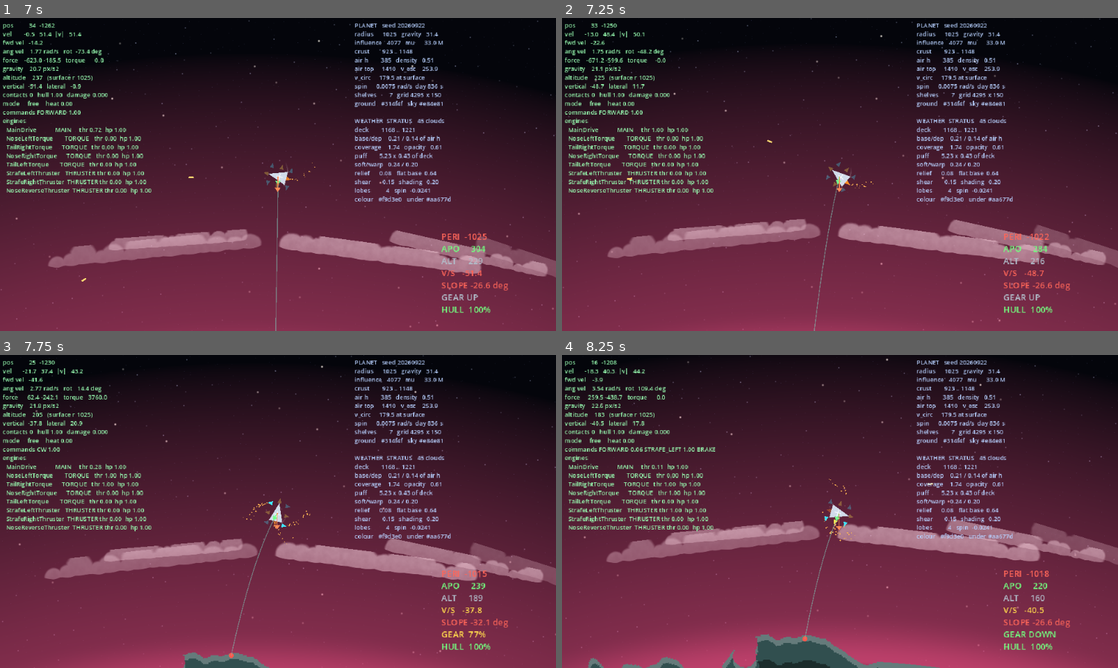
Above: before the commit, frames 1-4 (two rows, left to right).
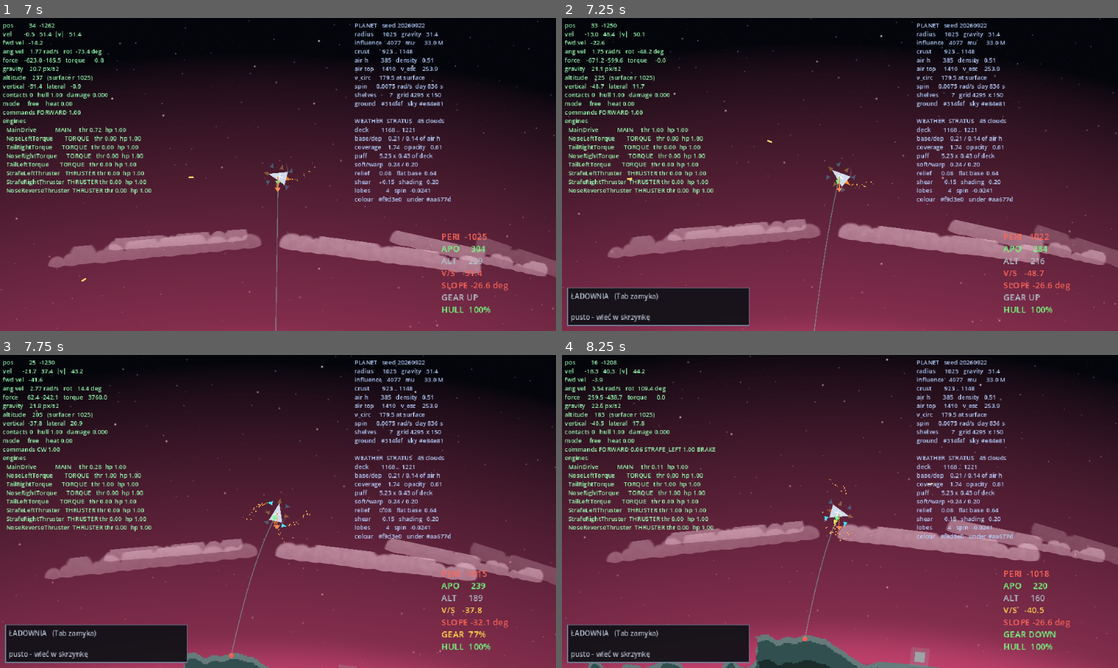
Above: after the commit, the same moments.

Repository: wroniasty/stardust
Game: Godot game, scene res://scenes/world.tscn
Two runs of this game, one before a commit and one after it. Both use one fixed random seed, a clock stepped at 60 frames per second and the inputs below.
Inputs:
- Up to frame 1 (7 s): tap Enter at 0.5 s; hold D (rotate_right) 0.53-1.28 s; hold Space (ship_fire) 0.53-1.28 s; hold Z (brake) 1.28-2.03 s; tap G (toggle_gear) every 1.5 s from 1.35 to 5.85 s; hold D (rotate_right) 2.03-2.78 s; hold Space (ship_fire) 2.03-2.78 s; hold W (thrust_forward) 2.78-3.53 s; hold Space (ship_fire) 3.53-4.28 s; hold A (rotate_left) 3.53-5.03 s; tap Escape (ui_cancel) at 4.15 s; tap Backspace (loadout_drop, bound only after the commit) at 4.9 s; hold Z (brake) 5.03-5.78 s; hold Space (ship_fire) 5.03-5.78 s; tap F (loadout_fit, bound only after the commit) at 5.65 s; hold D (rotate_right) 5.78-6.53 s; tap Down (loadout_next, bound only after the commit) at 6.4 s; hold W (thrust_forward) from 6.53 s (still down); hold Space (ship_fire) from 6.53 s (still down)
- Up to frame 2 (7.25 s): keep holding W (thrust_forward); keep holding Space (ship_fire); tap Tab (toggle_loadout, bound only after the commit) at 7.15 s
- Up to frame 3 (7.75 s): release W (thrust_forward) at 7.28 s; release Space (ship_fire) at 7.28 s; hold D (rotate_right) from 7.28 s (still down); tap G (toggle_gear) at 7.35 s
- Up to frame 4 (8.25 s): release D (rotate_right) at 8.03 s; hold Z (brake) from 8.03 s (still down); hold Space (ship_fire) from 8.03 s (still down)

Frame 1 is identical in both runs. In frame 2, 4.1% of the frame differs, in the area x 0-34%, y 86-99%; in frame 3, 4.1%; in frame 4, 4.2%, in the area x 0-67%, y 86-100%.

Commit message:
M2: crates, pickup, and swapping a module in flight
This closes the loop the milestone is judged on: find something, fit it, feel
the difference. Four crates per planet, one per landing shelf, each holding
what the world seed rolled for it.

Crates sit on the shelves rather than scattered at random, because the
generator already builds those to be landed on -- loot and landing then pull
in the same direction instead of asking the pilot to set down on a cliff. Each
is a child of the planet, so it turns with the ground and needs no per-frame
bookkeeping, and it holds a rolled item rather than a promise to roll one, so
the same planet always offers the same finds in the same places. Rarity
travels beside the item because neither WeaponData nor EngineData carries it:
rarity is a fact about the roll, not about the module. The box is coloured by
it, which is the only thing readable from orbit.

The hold is one slot. A full hold refuses the next find instead of losing it,
so the screen is always a single decision rather than inventory management,
and fitting puts the removed module into the hold, so a swap is never a loss
and can be undone.

The screen does not pause. "In flight" means without landing or docking, not
without time passing; a swap that stops the world is a menu, and the
interesting version of that decision is the one made while something is
already going wrong. Tab, down arrow, F, Backspace -- one key each, panel in
the corner. It also avoids the trap the configurator fell into: two panels
that pause the game are two ways to look like a dead keyboard.

Fitting an engine rebuilds the control groups, or engines would be decoration
rather than loot: measured in the test, twice the thrust takes FORWARD
authority from 900 to 1800.

Verified on the real world scene, which the smoke test never loads: four
crates standing 10 px above their shelves, flying into one fills the hold and
frees the crate, and the screenshot shows the affixes doing what the tables
say -- a precise hot-loaded autocannon at 1.0 degrees of spread instead of
2.0, 811 px/s instead of 600, and a 10 px crater instead of 14, which is the
speed paid for with penetration.

Co-Authored-By: Claude Opus 5 <noreply@anthropic.com>

Diff:
--- a/project.godot
+++ b/project.godot
@@ -103,6 +103,26 @@
 "events": [Object(InputEventKey,"resource_local_to_scene":false,"resource_name":"","device":-1,"window_id":0,"alt_press …(495 unchanged characters)…
 ]
 }
+toggle_loadout={
+"deadzone": 0.2,
+"events": [Object(InputEventKey,"resource_local_to_scene":false,"resource_name":"","device":-1,"window_id":0,"alt_pressed":false,"shift_pressed":false,"ctrl_pressed":false,"meta_pressed":false,"pressed":false,"keycode":0,"physical_keycode":4194306,"key_label":0,"unicode":0,"location":0,"echo":false,"script":null)
+]
+}
+loadout_next={
+"deadzone": 0.2,
+"events": [Object(InputEventKey,"resource_local_to_scene":false,"resource_name":"","device":-1,"window_id":0,"alt_pressed":false,"shift_pressed":false,"ctrl_pressed":false,"meta_pressed":false,"pressed":false,"keycode":0,"physical_keycode":4194322,"key_label":0,"unicode":0,"location":0,"echo":false,"script":null)
+]
+}
+loadout_fit={
+"deadzone": 0.2,
+"events": [Object(InputEventKey,"resource_local_to_scene":false,"resource_name":"","device":-1,"window_id":0,"alt_pressed":false,"shift_pressed":false,"ctrl_pressed":false,"meta_pressed":false,"pressed":false,"keycode":0,"physical_keycode":70,"key_label":0,"unicode":0,"location":0,"echo":false,"script":null)
+]
+}
+loadout_drop={
+"deadzone": 0.2,
+"events": [Object(InputEventKey,"resource_local_to_scene":false,"resource_name":"","device":-1,"window_id":0,"alt_pressed":false,"shift_pressed":false,"ctrl_pressed":false,"meta_pressed":false,"pressed":false,"keycode":0,"physical_keycode":4194308,"key_label":0,"unicode":0,"location":0,"echo":false,"script":null)
+]
+}
 
 [physics]
 
--- /dev/null
+++ b/scenes/loot_crate.tscn
@@ -0,0 +1,21 @@
+[gd_scene load_steps=3 format=3]
+
+[ext_resource type="Script" path="res://scripts/loot_crate.gd" id="1_crate"]
+
+[sub_resource type="CircleShape2D" id="CircleShape2D_pickup"]
+radius = 18.0
+
+[node name="LootCrate" type="Area2D"]
+collision_mask = 1
+script = ExtResource("1_crate")
+
+[node name="Glow" type="Polygon2D" parent="."]
+color = Color(0.62, 0.64, 0.66, 0.25)
+polygon = PackedVector2Array(-11, -11, 11, -11, 11, 11, -11, 11)
+
+[node name="Body" type="Polygon2D" parent="."]
+color = Color(0.62, 0.64, 0.66, 1)
+polygon = PackedVector2Array(-6, -6, 6, -6, 6, 6, -6, 6)
+
+[node name="Pickup" type="CollisionShape2D" parent="."]
+shape = SubResource("CircleShape2D_pickup")
--- /dev/null
+++ b/scripts/loadout_screen.gd
@@ -0,0 +1,227 @@
+class_name LoadoutScreen
+extends CanvasLayer
+## The simple screen for swapping a module in flight (Tab).
+##
+## Deliberately does not pause. "In flight" means without landing or docking,
+## not without time passing: a swap that stops the world is a menu, and the
+## interesting version of this decision is the one made while something is
+## going wrong. The screen is small, off to one side, and every action is one
+## key, so it can be used with the other hand.
+##
+## One carried module, one highlighted slot, one key to fit. Everything else
+## about loadouts is M5's business.
+
+const PANEL_WIDTH: float = 210.0
+const FONT_SIZE: int = 8
+const SCREEN_MARGIN: int = 6
+
+const BACKGROUND: Color = Color(0.07, 0.07, 0.09, 0.94)
+const BORDER: Color = Color(0.45, 0.50, 0.60, 1.0)
+const DIM: Color = Color(0.70, 0.74, 0.80)
+const PICK: Color = Color(1.00, 0.85, 0.35)
+
+var _ship: Ship = null
+var _panel: PanelContainer = null
+var _text: Label = null
+
+## Which compatible slot is highlighted. Kept as an index into the list the
+## screen last built, and clamped on every redraw, so a slot disappearing
+## under it cannot leave the cursor pointing at nothing.
+var _cursor: int = 0
+
+
+func _ready() -> void:
+	layer = 15
+	_build_ui()
+	_panel.hide()
+
+
+func bind(ship: Ship) -> void:
+	if _ship != null and _ship.hold_changed.is_connected(_on_hold_changed):
+		_ship.hold_changed.disconnect(_on_hold_changed)
+	_ship = ship
+	if _ship != null:
+		_ship.hold_changed.connect(_on_hold_changed)
+	_redraw()
+
+
+func is_open() -> bool:
+	return _panel.visible
+
+
+func toggle() -> void:
+	_panel.visible = not _panel.visible
+	_redraw()
+
+
+## Opens the screen because something was picked up. The pilot asked for the
+## module, not for the screen, so this is the one place it opens itself.
+func announce_pickup() -> void:
+	_cursor = 0
+	_panel.show()
+	_redraw()
+
+
+func _unhandled_key_input(event: InputEvent) -> void:
+	if event.is_action_pressed(&"toggle_loadout"):
+		toggle()
+		get_viewport().set_input_as_handled()
+		return
+	if not is_open():
+		return
+	if event.is_action_pressed(&"loadout_next"):
+		_cursor += 1
+		_redraw()
+		get_viewport().set_input_as_handled()
+	elif event.is_action_pressed(&"loadout_fit"):
+		_fit()
+		get_viewport().set_input_as_handled()
+	elif event.is_action_pressed(&"loadout_drop"):
+		if _ship != null:
+			_ship.release()
+		get_viewport().set_input_as_handled()
+
+
+func _build_ui() -> void:
+	var margin: MarginContainer = MarginContainer.new()
+	margin.set_anchors_preset(Control.PRESET_FULL_RECT)
+	for side: String in ["left", "top", "right", "bottom"]:
+		margin.add_theme_constant_override("margin_" + side, SCREEN_MARGIN)
+	add_child(margin)
+
+	var compact: Theme = Theme.new()
+	compact.default_font_size = FONT_SIZE
+	var background: StyleBoxFlat = StyleBoxFlat.new()
+	background.bg_color = BACKGROUND
+	background.border_color = BORDER
+	background.set_border_width_all(1)
+	background.set_content_margin_all(4)
+	compact.set_stylebox("panel", "PanelContainer", background)
+
+	_panel = PanelContainer.new()
+	_panel.theme = compact
+	# Bottom left, opposite the planet readout and clear of the landing HUD.
+	_panel.size_flags_horizontal = Control.SIZE_SHRINK_BEGIN
+	_panel.size_flags_vertical = Control.SIZE_SHRINK_END
+	_panel.custom_minimum_size = Vector2(PANEL_WIDTH, 0)
+	margin.add_child(_panel)
+
+	_text = Label.new()
+	_text.add_theme_constant_override("line_spacing", 0)
+	_panel.add_child(_text)
+
+
+## The slots the carried module could go into, in a stable order.
+func _slots() -> Array:
+	var slots: Array = []
+	if _ship == null or _ship.carried == null:
+		return slots
+	if _ship.carried is WeaponData:
+		for mount: Hardpoint in _ship.hardpoints:
+			if mount.can_fit(_ship.carried as WeaponData):
+				slots.append(mount)
+	elif _ship.carried is EngineData:
+		for mount: EngineMount in _ship.engine_mounts():
+			if _ship.mount_accepts(mount, _ship.carried as EngineData):
+				slots.append(mount)
+	return slots
+
+
+func _fit() -> void:
+	var slots: Array = _slots()
+	if slots.is_empty() or _ship == null:
+		return
+	var slot: Node = slots[_cursor % slots.size()]
+	var taken: Resource = _ship.release()
+
+	var removed: Resource = null
+	if slot is Hardpoint:
+		removed = (slot as Hardpoint).fit(taken as WeaponData)
+	elif slot is EngineMount:
+		removed = _ship.fit_engine(slot as EngineMount, taken as EngineData)
+
+	# Whatever came out goes into the hold, so a swap is never a loss and the
+	# pilot can put the old module back if the new one turns out worse.
+	if removed != null:
+		_ship.take(removed, 0)
+	else:
+		_redraw()
+
+
+func _on_hold_changed(_item: Resource) -> void:
+	_cursor = 0
+	_redraw()
+
+
+func _redraw() -> void:
+	if _text == null or not is_open():
+		return
+	if _ship == null:
+		_text.text = "no ship"
+		return
+
+	var lines: PackedStringArray = PackedStringArray()
+	lines.append("ŁADOWNIA   (Tab zamyka)")
+
+	if _ship.carried == null:
+		lines.append("")
+		lines.append("pusto - wleć w skrzynkę")
+		_text.text = "\n".join(lines)
+		_text.add_theme_color_override("font_color", DIM)
+		return
+
+	lines.append("")
+	for line: String in _describe(_ship.carried):
+		lines.append(line)
+
+	var slots: Array = _slots()
+	lines.append("")
+	if slots.is_empty():
+		lines.append("brak pasującego gniazda")
+	else:
+		_cursor = posmod(_cursor, slots.size())
+		lines.append("gniazdo (strzałka w dół zmienia):")
+		for i: int in range(slots.size()):
+			var slot: Node = slots[i]
+			var marker: String = ">" if i == _cursor else " "
+			lines.append("%s %s  %s" % [marker, slot.name, _fitted_label(slot)])
+		lines.append("")
+		lines.append("F montuje,  Backspace wyrzuca")
+
+	_text.text = "\n".join(lines)
+	_text.add_theme_color_override("font_color", PICK if not slots.is_empty() else DIM)
+
+
+## What is already in a slot, so a swap is a comparison rather than a leap.
+func _fitted_label(slot: Node) -> String:
+	if slot is Hardpoint:
+		var weapon: WeaponData = (slot as Hardpoint).weapon
+		return "pusty" if weapon == null else weapon.display_name
+	if slot is EngineMount:
+		var engine: EngineData = (slot as EngineMount).installed
+		if engine == null:
+			return "pusty"
+		return "%s %.0f" % [
+			EngineData.Type.keys()[int(engine.type)].to_lower(), engine.max_thrust,
+		]
+	return "?"
+
+
+func _describe(item: Resource) -> PackedStringArray:
+	var lines: PackedStringArray = PackedStringArray()
+	if item is WeaponData:
+		var weapon: WeaponData = item as WeaponData
+		lines.append(weapon.display_name)
+		lines.append("obrażenia %.2f x %.1f/s = %.2f dps" % [
+			weapon.damage, weapon.rounds_per_second, weapon.damage_per_second(),
+		])
+		lines.append("rozrzut %.1f st   zasięg %.0f" % [weapon.spread_degrees, weapon.range_px])
+		lines.append("krater %.0f   prędkość %.0f" % [weapon.crater_radius, weapon.muzzle_speed])
+	elif item is EngineData:
+		var engine: EngineData = item as EngineData
+		lines.append("%s engine" % EngineData.Type.keys()[int(engine.type)].to_lower())
+		lines.append("ciąg %.0f   rozruch %.2f s" % [engine.max_thrust, engine.spool_time])
+		lines.append("niezawodność %.2f   paliwo %.2f" % [engine.reliability, engine.fuel_cost])
+	else:
+		lines.append("nieznany moduł")
+	return lines
--- /dev/null
+++ b/scripts/loot_crate.gd
@@ -0,0 +1,72 @@
+class_name LootCrate
+extends Area2D
+## A module lying on a planet, waiting to be flown into.
+##
+## The crate holds what the generator rolled for it, not a promise to roll
+## something later: a container is its seed, and the seed is spent when the
+## world builds it, so the same planet always offers the same finds (see
+## IDEAS.md section 4).
+##
+## Parented to the planet rather than to the world, so it turns with the
+## ground it sits on and a pilot who leaves and comes back finds it where
+## they left it.
+
+## Emitted when a ship touches the crate. The crate does not decide whether
+## the ship can take it -- the hold might be full -- so it waits to be told.
+signal touched(crate: LootCrate, body: Node)
+
+## What is inside, and how good it is. Rarity travels alongside the item
+## because neither WeaponData nor EngineData carries it: rarity is a fact
+## about the roll, not about the module.
+var item: Resource = null
+var rarity: int = 0
+
+## Colour per rarity, dullest to brightest. The only thing a pilot can read
+## from orbit is how interesting the box is.
+const RARITY_COLORS: Array[Color] = [
+	Color(0.62, 0.64, 0.66),
+	Color(0.45, 0.85, 0.50),
+	Color(0.40, 0.65, 1.00),
+	Color(0.75, 0.45, 1.00),
+	Color(1.00, 0.70, 0.25),
+]
+
+@onready var _body: Polygon2D = $Body
+@onready var _glow: Polygon2D = $Glow
+
+
+func _ready() -> void:
+	body_entered.connect(_on_body_entered)
+	_paint()
+
+
+## Fills the crate. Called by whoever placed it, before it enters the tree or
+## right after.
+func hold(new_item: Resource, new_rarity: int) -> void:
+	item = new_item
+	rarity = new_rarity
+	if is_node_ready():
+		_paint()
+
+
+## What the pilot is told they have found.
+func label() -> String:
+	if item == null:
+		return "empty crate"
+	if item is WeaponData:
+		return (item as WeaponData).display_name
+	if item is EngineData:
+		return "%s engine" % EngineData.Type.keys()[(item as EngineData).type].to_lower()
+	return "module"
+
+
+func _paint() -> void:
+	if _body == null:
+		return
+	var colour: Color = RARITY_COLORS[clampi(rarity, 0, RARITY_COLORS.size() - 1)]
+	_body.color = colour
+	_glow.color = Color(colour.r, colour.g, colour.b, 0.25)
+
+
+func _on_body_entered(body: Node2D) -> void:
+	touched.emit(self, body)
--- a/scripts/ship.gd
+++ b/scripts/ship.gd
@@ -127,6 +127,10 @@
 ## Emitted whenever the hull changes, for the HUD.
 signal hull_changed(integrity: float)
 
+## Emitted when the hold changes, so the loadout screen can redraw without
+## polling.
+signal hold_changed(item: Resource)
+
 ## If true the ship steers itself from the player's input actions. AI ships and
 ## tests turn this off and write the command fields directly.
 @export var use_player_input: bool = true
@@ -195,6 +199,13 @@
 
 ## Why the last touchdown was refused, for the HUD. Empty once landed.
 var last_landing_rejection: String = ""
+
+## The one module the ship is carrying loose, and how good it was. One slot,
+## not an inventory: a full hold has to be dealt with before the next find,
+## which keeps the loadout screen to a single decision (IDEAS.md section 4).
+var carried: Resource = null
+var carried_rarity: int = 0
+
 
 var _landed_planet: Planet = null
 var _landed_angle: float = 0.0
@@ -218,6 +229,59 @@
 	# refuses mid-flush.
 	freeze_mode = RigidBody2D.FREEZE_MODE_KINEMATIC
 	rebuild_control_groups()
+
+
+## Every engine mount on the hull, fitted or empty.
+func engine_mounts() -> Array[EngineMount]:
+	var mounts: Array[EngineMount] = []
+	for child: Node in get_children():
+		var mount: EngineMount = child as EngineMount
+		if mount != null:
+			mounts.append(mount)
+	return mounts
+
+
+## True if `mount` will take an engine of this kind. The mount stores its
+## allowed types as flags, one bit per EngineData.Type.
+func mount_accepts(mount: EngineMount, data: EngineData) -> bool:
+	if mount == null or data == null:
+		return false
+	return (mount.allowed_types & (1 << int(data.type))) != 0
+
+
+## Bolts `data` into `mount` and hands back whatever came out, or hands `data`
+## straight back if the mount will not take it.
+##
+## Rebuilds the control groups, because fitting an engine changes the mass,
+## the centre of mass and what every command can do -- which is the whole
+## point of engines being loot.
+func fit_engine(mount: EngineMount, data: EngineData) -> EngineData:
+	if not mount_accepts(mount, data):
+		return data
+	var previous: EngineData = mount.installed
+	mount.installed = data
+	rebuild_control_groups(false)
+	return previous
+
+
+## Takes a loose module into the hold. Returns false when the hold is full,
+## which is the caller's cue to tell the pilot rather than to lose the item.
+func take(item: Resource, rarity: int) -> bool:
+	if carried != null or item == null:
+		return false
+	carried = item
+	carried_rarity = rarity
+	hold_changed.emit(carried)
+	return true
+
+
+## Empties the hold and returns what was in it.
+func release() -> Resource:
+	var item: Resource = carried
+	carried = null
+	carried_rarity = 0
+	hold_changed.emit(null)
+	return item
 
 
 ## Re-reads the fitted engines, recomputes mass, centre of mass and inertia,
--- a/scripts/world.gd
+++ b/scripts/world.gd
@@ -10,6 +10,17 @@
 
 const PLANET_SCENE: String = "res://scenes/planet.tscn"
 const EXPLOSION_SCENE: String = "res://scenes/explosion.tscn"
+const CRATE_SCENE: String = "res://scenes/loot_crate.tscn"
+
+## Crates are put on the landing shelves rather than scattered at random. The
+## shelves are the places the generator already built to be landed on, so loot
+## and landing pull in the same direction instead of asking the pilot to set
+## down on a cliff (IDEAS.md section 4).
+const CRATES_PER_PLANET: int = 4
+
+## How far above the ground a crate floats, so it is not half buried in the
+## texels it stands on.
+const CRATE_CLEARANCE: float = 10.0
 
 ## Where a wrecked ship comes back, as a multiple of the planet radius. Outside
 ## the atmosphere, so the pilot gets a moment to gather themselves rather than
@@ -35,6 +46,7 @@
 ## The dev tool on F6, and which shelf it last put the ship on.
 var _configurator: PlanetConfigurator = null
 var _landing_site: int = 0
+var _loadout: LoadoutScreen = null
 
 
 ## Radius of the crater the debug key blows in the crust.
@@ -48,6 +60,8 @@
 	if ship != null:
 		ship.destroyed.connect(_on_ship_destroyed)
 	_build_configurator()
+	_build_loadout()
+	_spawn_crates()
 
 
 ## The planet configurator edits the planet; putting the ship somewhere that
@@ -61,12 +75,64 @@
 	_configurator.teleport_requested.connect(_on_next_landing_site)
 
 
+func _build_loadout() -> void:
+	_loadout = LoadoutScreen.new()
+	add_child(_loadout)
+	_loadout.bind((player as Player).ship)
+
+
+## Rolls one module per shelf from the world seed, so the same world always
+## offers the same finds in the same places.
+func _spawn_crates() -> void:
+	if planet == null:
+		return
+	var sites: PackedFloat32Array = planet.landing_sites()
+	if sites.is_empty():
+		return
+
+	var scene: PackedScene = load(CRATE_SCENE) as PackedScene
+	var rng: RandomNumberGenerator = RandomNumberGenerator.new()
+	rng.seed = world_seed + 7919
+
+	for i: int in range(mini(CRATES_PER_PLANET, sites.size())):
+		var angle: float = sites[i]
+		var crate: LootCrate = scene.instantiate() as LootCrate
+		var item_seed: int = rng.randi()
+		var rarity: int = LootGenerator.roll_rarity(rng)
+		crate.hold(LootGenerator.generate(item_seed, rarity), rarity)
+		# A child of the planet, in the planet's own frame, so it turns with
+		# the ground and needs no per-frame bookkeeping.
+		var ground: float = planet.terrain.surface_radius_at(angle)
+		crate.position = Vector2.from_angle(angle) * (ground + CRATE_CLEARANCE)
+		crate.rotation = angle + PI * 0.5
+		crate.touched.connect(_on_crate_touched)
+		planet.add_child(crate)
+
+
+func _on_crate_touched(crate: LootCrate, body: Node) -> void:
+	var ship: Ship = body as Ship
+	if ship == null or crate.item == null:
+		return
+	if not ship.take(crate.item, crate.rarity):
+		# A full hold is the pilot's problem to solve, not a reason to destroy
+		# what they flew into.
+		return
+	print("picked up: %s" % crate.label())
+	_loadout.announce_pickup()
+	crate.queue_free()
+
+
 func _on_planet_rebuilt() -> void:
 	# The ground the ship was standing on may not exist any more, and at worst
 	# the ship is now inside a mountain, so a rebuild always ends with a
 	# landing rather than leaving the pilot wherever they happened to be.
 	_landing_site = 0
 	_land_on_site(_landing_site)
+	# The old crates stood on ground that no longer exists.
+	for child: Node in planet.get_children():
+		if child is LootCrate:
+			child.queue_free()
+	_spawn_crates()
 
 
 func _on_next_landing_site() -> void:
--- a/tools/smoke_test.gd
+++ b/tools/smoke_test.gd
@@ -821,6 +821,7 @@
 		Phase.PLATEAU:
 			_check_weapons()
 			_check_loot()
+			_check_hold()
 			_check_plateaus(_planet)
 			_check_landing_sites(_planet)
 			_check_determinism(_planet)
@@ -1320,6 +1321,50 @@
 const LOOT_SCRIPT: GDScript = preload("res://scripts/autoload/loot_generator.gd")
 
 
+## The hold is one slot and fitting is a swap: nothing found may be lost, and
+## nothing may be fitted where it does not belong.
+func _check_hold() -> void:
+	var ship: Ship = _spawn_ship()
+	var loot: Node = LOOT_SCRIPT.new()
+
+	_expect(ship.carried == null, "a fresh ship carries nothing")
+
+	var first: WeaponData = loot.weapon(31337, 2)
+	_expect(ship.take(first, 2), "a found module goes into the hold")
+	var second: WeaponData = loot.weapon(31338, 2)
+	_expect(not ship.take(second, 2), "a full hold refuses the next find")
+	_expect(ship.carried == first, "and keeps what it already had")
+	_expect(ship.release() == first, "releasing hands the module back")
+	_expect(ship.carried == null, "and empties the hold")
+
+	# Fitting an engine has to change what the ship can do, or engines are not
+	# loot -- they are decoration.
+	var mount: EngineMount = ship.engine_mounts()[0]
+	var before: float = ship.control.authority_of(ShipControl.Command.FORWARD)
+	var stronger: EngineData = (mount.installed.duplicate() as EngineData)
+	stronger.max_thrust = mount.installed.max_thrust * 2.0
+	var removed: EngineData = ship.fit_engine(mount, stronger)
+	var after: float = ship.control.authority_of(ShipControl.Command.FORWARD)
+	_expect(removed != null, "fitting an engine hands the old one back")
+	_expect(
+		after > before * 1.5,
+		"a stronger engine is felt in the command authority (%.0f -> %.0f)" % [before, after],
+	)
+
+	# And a mount only takes what it says it takes.
+	var refused: EngineData = stronger.duplicate() as EngineData
+	refused.type = EngineData.Type.THRUSTER
+	mount.allowed_types = 1 << int(EngineData.Type.MAIN)
+	_expect(not ship.mount_accepts(mount, refused), "a mount refuses a type it does not list")
+	_expect(
+		ship.fit_engine(mount, refused) == refused and mount.installed == stronger,
+		"a refused engine is handed straight back and changes nothing",
+	)
+
+	loot.free()
+	ship.queue_free()
+
+
 ## Loot has to be reproducible, bounded, and a trade rather than a ladder.
 func _check_loot() -> void:
 	# Instantiated rather than reached through the autoload: this test runs as
Not shown, added: scripts/loadout_screen.gd.uid
Not shown, added: scripts/loot_crate.gd.uid
Not shown, changed: IDEAS.md
Not shown, changed: PLAN.md
